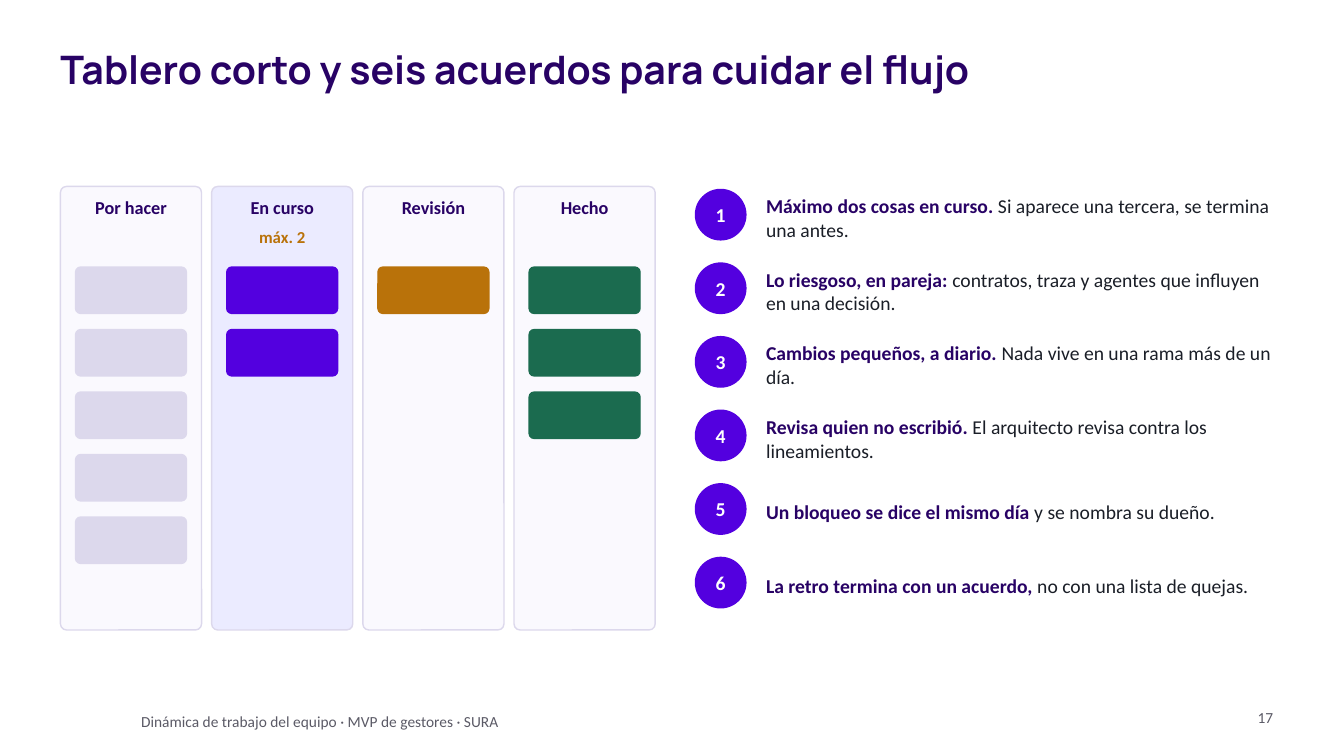
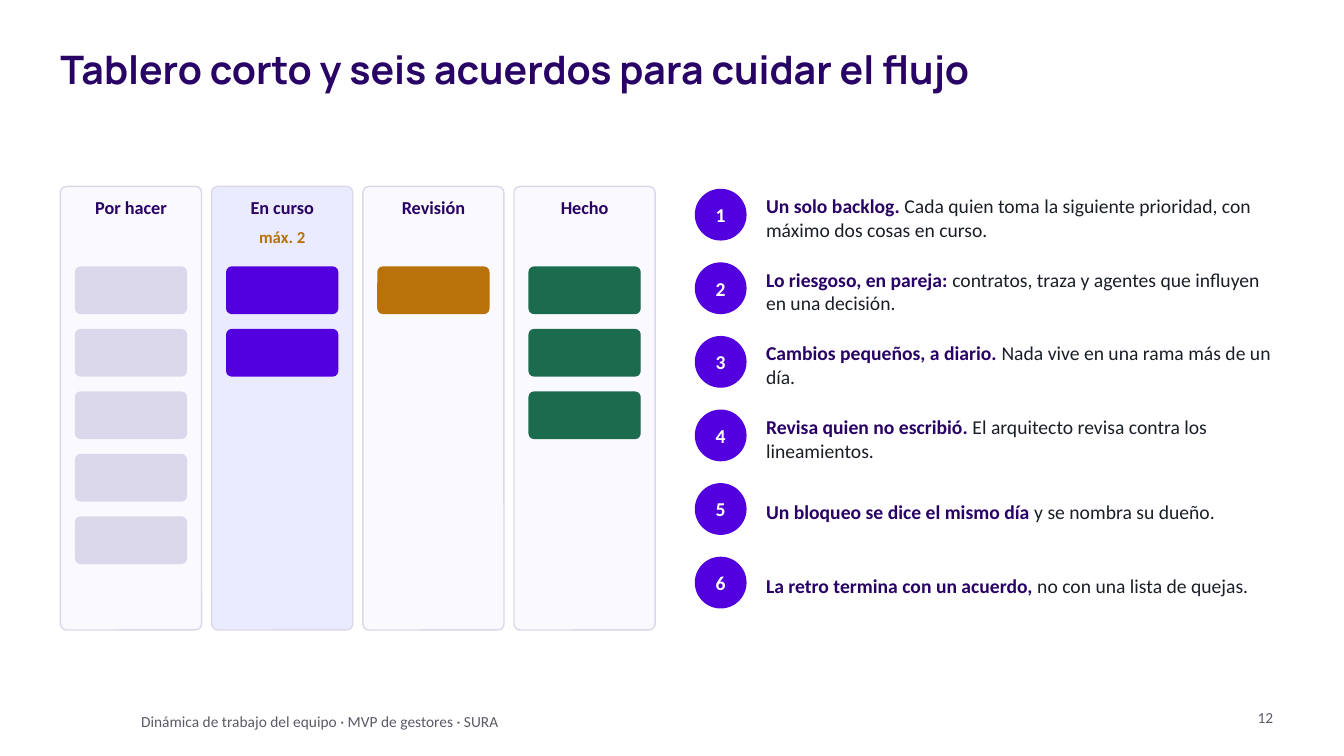
Before and after one commit to didierfrancogomez/propuestas, a slide deck: slide 12 of SURA/gestores-sura/metodologia-trabajo/Tech and Solve - Dinámica de trabajo del equipo.pptx (slide 17 before the commit). Drawn at 1344x756 pixels with LibreOffice and Linux fonts; fonts in the diff are those of the drawing; background and template pictures are left out. Boxes give left, top, right and bottom in pixels: in the first picture for what was removed or moved away, otherwise in the second. Text is boxed around its words. In the diff, an @@ line names an element or a change of style, - is before the commit and + after.

```diff
--- a/SURA/gestores-sura/metodologia-trabajo/Tech and Solve - Dinámica de trabajo del equipo.pptx
+++ b/SURA/gestores-sura/metodologia-trabajo/Tech and Solve - Dinámica de trabajo del equipo.pptx
@@ text at (766,199,1251,237): text changed @@
-Máximo dos cosas en curso. Si aparece una tercera, se termina una antes.
+Un solo backlog. Cada quien toma la siguiente prioridad, con máximo dos cosas en curso.
@@ page number at (1258,713,1274,723): text changed @@
-17
+12
```
Also in this commit, not shown: 10 other slides changed, 8 slides added, 8 slides removed, 12 other files.
